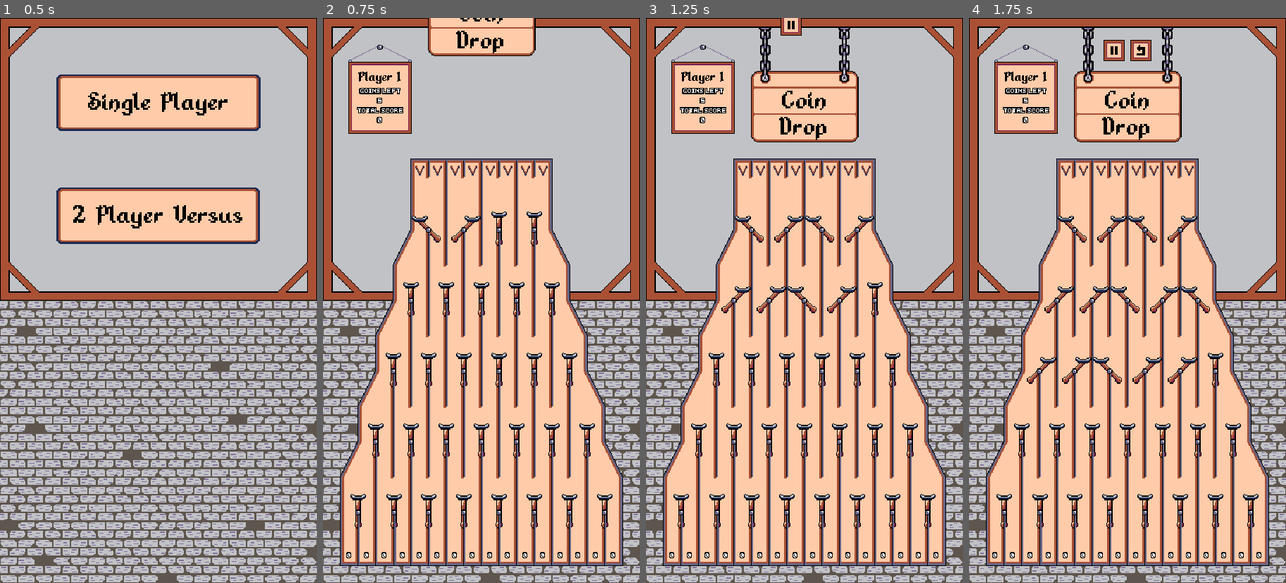
Above: before the commit, frames 1-4 (left to right).
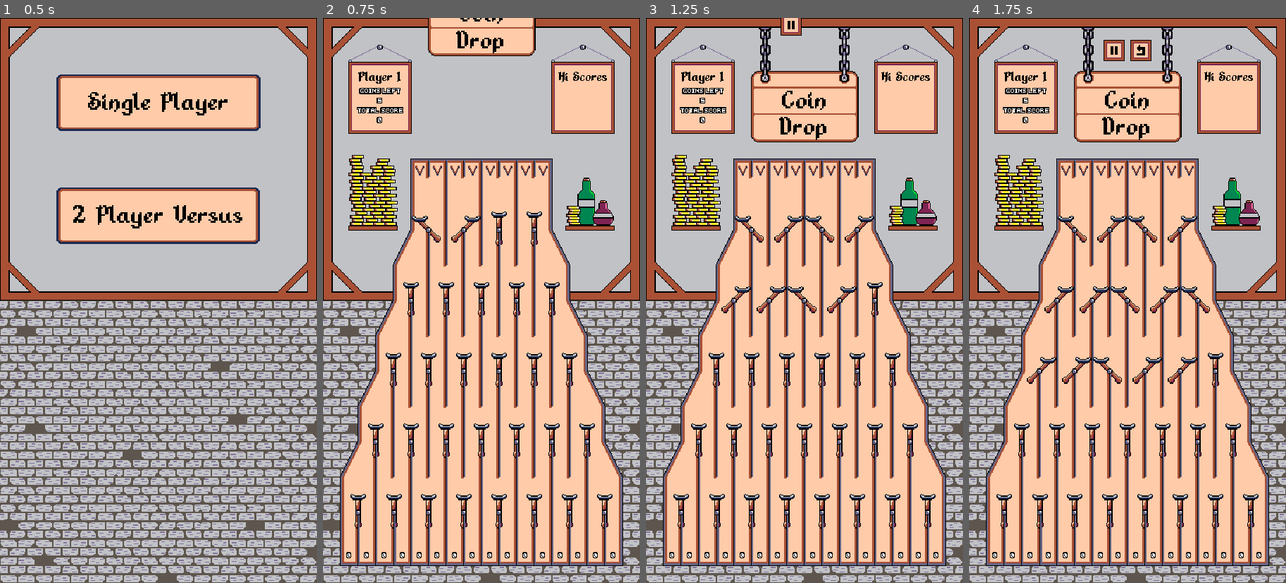
Above: after the commit, the same moments.

Repository: nico-bebop/Coin-Drop
Game: Godot game, scene res://menu/main_menu.tscn
Two runs of this game, one before a commit and one after it. Both use one fixed random seed, a clock stepped at 60 frames per second and the inputs below.
Inputs (mouse positions are in pixels of both pictures, inside the frame that each line leads up to):
- Up to frame 1 (0.5 s): no input
- Up to frame 2 (0.75 s): click "Single Player" at 0.5 s
- Up to frame 3 (1.25 s): no input
- Up to frame 4 (1.75 s): move the mouse to (1064, 170) at 1.27 s; click (1064, 170) at 1.35 s

Frame 1 is identical in both runs. In frame 2, 5.0% of the frame differs, in the area x 8-92%, y 4-38%; in frame 3, 5.0%; in frame 4, 5.0%.

Commit message:
MaxScores placeholder + shelf

Diff:
--- a/board/board.tscn
+++ b/board/board.tscn
@@ -211,7 +211,7 @@
 "times": PoolRealArray( 0, 2 ),
 "transitions": PoolRealArray( 1, 1 ),
 "update": 0,
-"values": [ Vector2( 180, 65 ), Vector2( 181, 65 ) ]
+"values": [ Vector2( 180, 76 ), Vector2( 181, 76 ) ]
 }
 
 [sub_resource type="InputEventAction" id=23]
--- a/board/turn_system/player.gd
+++ b/board/turn_system/player.gd
@@ -31,6 +31,7 @@
 
 	if turn_system.current_round != Globals.FINAL_ROUND:
 		update_coin_meter()
+		yield(tween, "tween_completed")
 		set_max_coin_meter()
 
 
@@ -67,7 +68,7 @@
 
 func empty_coin_meter():
 	round_score = 0
-	tween.interpolate_property($CoinMeter, "value", null, 0, 1)
+	tween.interpolate_property($CoinMeter, "value", null, round_score, 1)
 	tween.start()
 
 
--- a/board/turn_system/single_player.tscn
+++ b/board/turn_system/single_player.tscn
@@ -1,7 +1,10 @@
-[gd_scene load_steps=3 format=2]
+[gd_scene load_steps=6 format=2]
 
 [ext_resource path="res://board/turn_system/single_player.gd" type="Script" id=1]
+[ext_resource path="res://assets/sprites/ui/shelf.png" type="Texture" id=2]
 [ext_resource path="res://board/turn_system/player.tscn" type="PackedScene" id=3]
+[ext_resource path="res://assets/sprites/ui/scoreboard.png" type="Texture" id=4]
+[ext_resource path="res://assets/fonts/alkhemikal16px.tres" type="DynamicFont" id=5]
 
 [node name="SinglePlayer" type="Control"]
 margin_right = 64.0
@@ -17,7 +20,28 @@
 TOTAL SCORE
 0"
 
-[node name="CoinMeter" parent="Player" index="4"]
-visible = false
+[node name="MaxScores" type="Control" parent="."]
+margin_right = 40.0
+margin_bottom = 40.0
+
+[node name="Scoreboard" type="Sprite" parent="MaxScores"]
+position = Vector2( 295, 81 )
+texture = ExtResource( 4 )
+hframes = 2
+
+[node name="CoinMeter" type="Sprite" parent="MaxScores"]
+position = Vector2( 303, 208 )
+texture = ExtResource( 2 )
+
+[node name="Label" type="Label" parent="MaxScores"]
+margin_left = 263.0
+margin_top = 59.0
+margin_right = 327.0
+margin_bottom = 75.0
+custom_colors/font_color = Color( 0, 0, 0, 1 )
+custom_fonts/font = ExtResource( 5 )
+text = "Hi Scores"
+align = 1
+valign = 1
 
 [editable path="Player"]
Binary file added: assets/sprites/ui/shelf.png
Not shown, added: assets/sprites/ui/shelf.png.import
